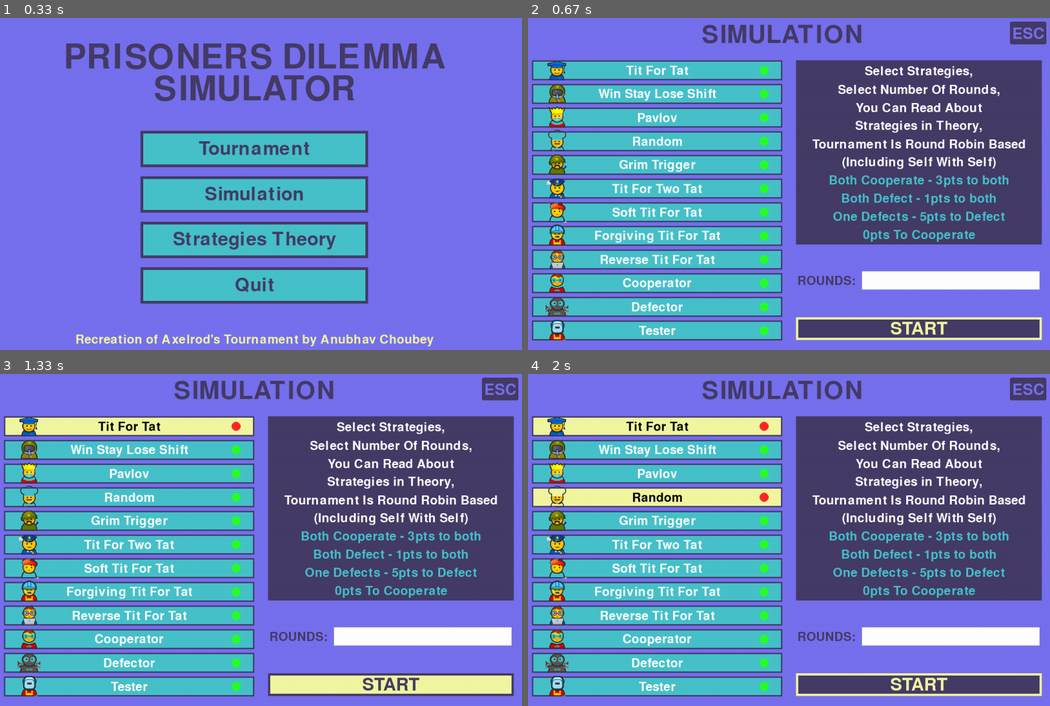
Above: before the commit, frames 1-4 (two rows, left to right).
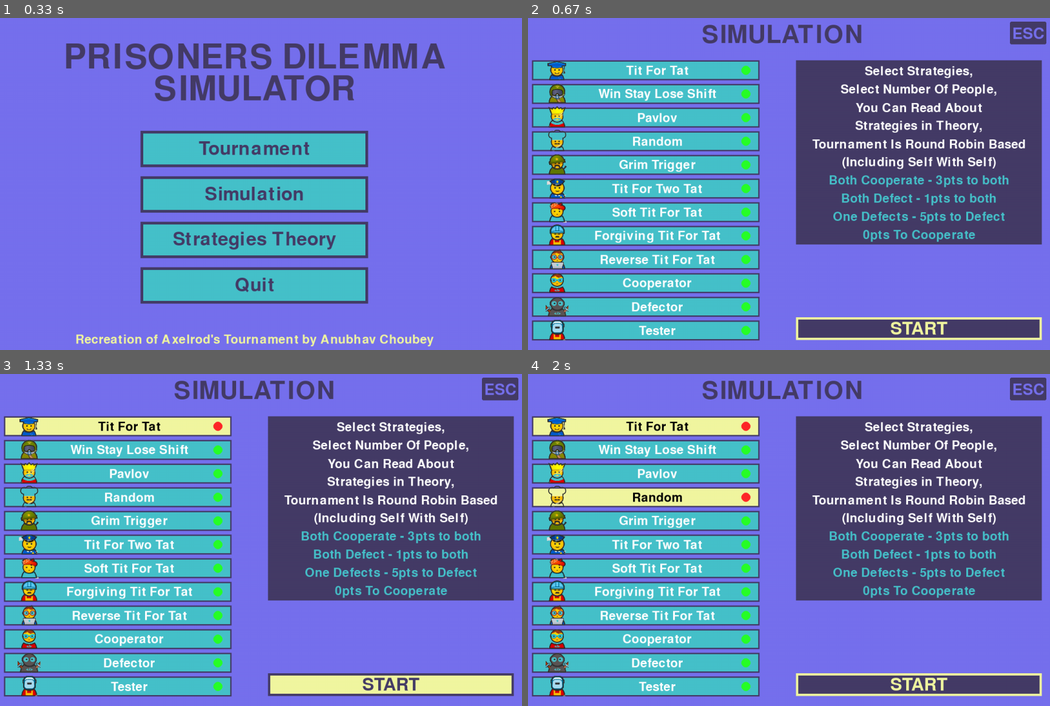
Above: after the commit, the same moments.

Repository: LazyyVenom/py-game-theory
Game: pygame game, started from prisoners_dilemma.py
Same seed, same stepped clock (60 frames per second), same inputs: the game is played once before the commit and once after it.
Inputs (mouse positions are in pixels of both pictures, inside the frame that each line leads up to):
- Up to frame 1 (0.33 s): no input
- Up to frame 2 (0.67 s): click (783, 184) at 0.38 s
- Up to frame 3 (1.33 s): click "Tit For Tat" at 0.72 s; click "START" at 1.05 s
- Up to frame 4 (2 s): click (783, 559) at 1.38 s; click (611, 486) at 1.72 s

Frame 1 is identical in both runs. In frame 2, 6.6% of the frame differs, in the area x 40-99%, y 12-98%; in frame 3, 6.6%; in frame 4, 6.6%.

Commit message:
Removed Extra Data

Diff:
--- a/prisoners_dilemma.py
+++ b/prisoners_dilemma.py
@@ -323,7 +323,7 @@
     running = True
     number_of_rounds = ""
     input_selected = False
-    box_dimensions = (550,44)
+    box_dimensions = (500,44)
     box_x = 50
     box_y_initial = 130
     box_y_delta = 52
@@ -335,7 +335,7 @@
 
         paragraph = [
             "Select Strategies,",
-            "Select Number Of Rounds,",
+            "Select Number Of People,",
             "You Can Read About",
             "Strategies in Theory,",
             "Tournament Is Round Robin Based",
@@ -359,17 +359,6 @@
 
             text_y_offset += 40
 
-        draw_text("ROUNDS: ", pygame.font.Font(None,40),SECONDARY,701,590)
-        pygame.draw.rect(screen,(255,255,255),(770,564,400,50))
-        if input_selected:
-            pygame.draw.rect(screen,SECONDARY,(770,564,400,50),5)
-
-        else:
-            pygame.draw.rect(screen,PRIMARY,(770,564,400,50),5)
-
-        text_surface = font.render(number_of_rounds, True, SECONDARY)
-        screen.blit(text_surface, (776, 573))
-
         mouse_x, mouse_y = pygame.mouse.get_pos()
 
         if (630 < mouse_x < 1180) and (670 < mouse_y < 720):
@@ -387,13 +376,13 @@
             if check_boxes[i]:
                 pygame.draw.rect(screen, TER_BLUE, (box_x, y_offset-25, box_dimensions[0], box_dimensions[1]))
                 pygame.draw.rect(screen,SECONDARY , (box_x, y_offset-25, box_dimensions[0], box_dimensions[1]),3)
-                pygame.draw.circle(screen,(40,255,40),(560,y_offset-3),10)
+                pygame.draw.circle(screen,(40,255,40),(520,y_offset-3),10)
                 draw_text(strategy.name, pygame.font.Font(None,40),(255,255,255),325, y_offset-2)
 
             else:
                 pygame.draw.rect(screen, KIND_OF_YELLOW, (box_x, y_offset-25, box_dimensions[0], box_dimensions[1]))
                 pygame.draw.rect(screen,SECONDARY , (box_x, y_offset-25, box_dimensions[0], box_dimensions[1]),3)
-                pygame.draw.circle(screen,(255,40,40),(560,y_offset-3),10)
+                pygame.draw.circle(screen,(255,40,40),(520,y_offset-3),10)
                 draw_text(strategy.name, pygame.font.Font(None,40),(0,0,0),325, y_offset-2)
 
             image_path = f"images/{strategy.st_id}.png"
@@ -448,15 +437,6 @@
             if event.type == pygame.KEYDOWN:
                 if event.key == pygame.K_ESCAPE:
                     running = False
-
-                if input_selected:
-                    if event.key == pygame.K_BACKSPACE:
-                       number_of_rounds =number_of_rounds[:-1]
-                    else:
-                       ch = event.unicode
-
-                       if ch in "0123456789":
-                            number_of_rounds += event.unicode
 
 
 def tournament_start(flags: list, strategies: typing.List[Strategy], rounds: int) -> None:
